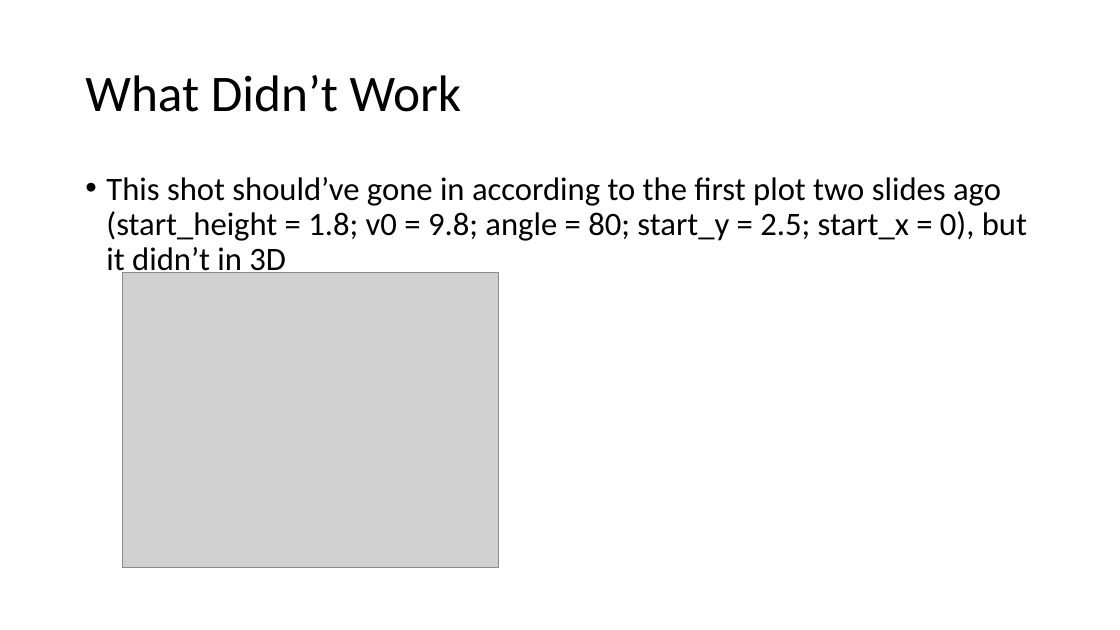
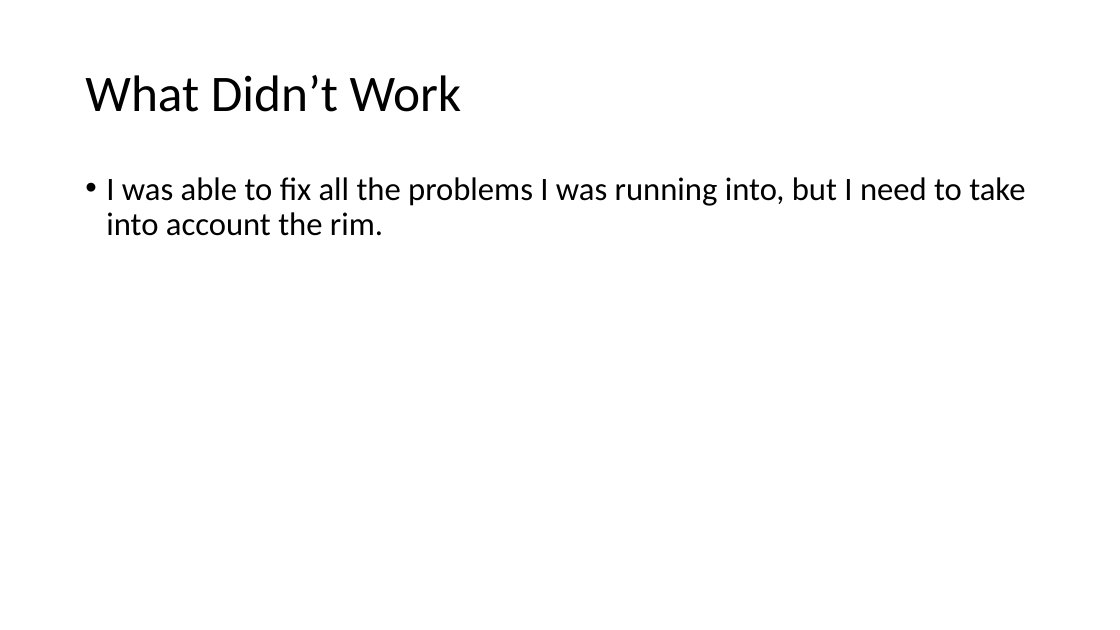
Before and after one commit to cawelch/hoop-never-misses, a slide deck: slide 7 of Weekly Presentations/Week 2.pptx. Drawn at 1120x630 pixels with LibreOffice and Linux fonts; fonts in the diff are those of the drawing; grey boxes stand for pictures. Boxes give left, top, right and bottom in pixels: in the first picture for what was removed or moved away, otherwise in the second. Text is boxed around its words. In the diff, an @@ line names an element or a change of style, - is before the commit and + after.

```diff
--- a/Weekly Presentations/Week 2.pptx
+++ b/Weekly Presentations/Week 2.pptx
@@ text at <box>106,177,1025,236</box>: text changed @@
-• This shot should’ve gone in according to the first plot two slides ago (start_height = 1.8; v0 = 9.8; angle = 80; start_y = 2.5; start_x = 0), but it didn’t in 3D
+• I was able to fix all the problems I was running into, but I need to take into account the rim.
@@ picture removed at <box>123,273,498,568</box> @@
```
Also in this commit, not shown: 2 other slides changed, 1 slide removed, 3 other files.
